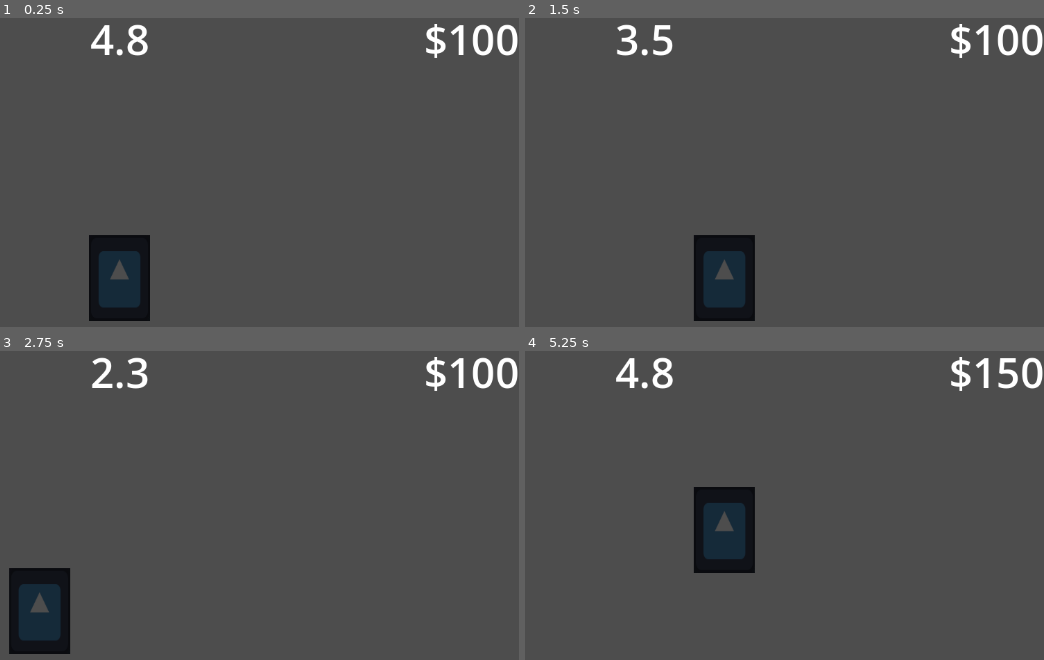
Above: before the commit, frames 1-4 (two rows, left to right).
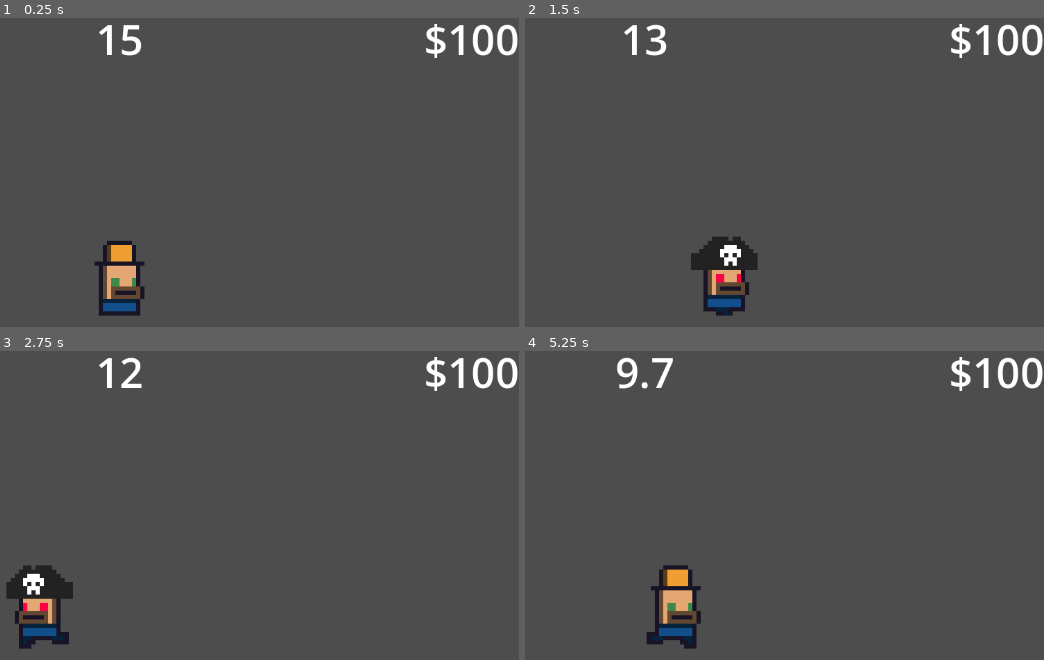
Above: after the commit, the same moments.

Repository: samithShetty/GMTK23
Game: Godot game, scene res://main.tscn
The game is run twice, just before and just after one commit, with the same random seed, the same clock (stepped at 60 frames per second) and the same inputs. The engine's default icon, where the game draws it, is replaced by a stand-in: a white triangle on a blue panel in a dark square.
Inputs (mouse positions are in pixels of both pictures, inside the frame that each line leads up to):
- Up to frame 1 (0.25 s): no input
- Up to frame 2 (1.5 s): move the mouse to (820, 212) at 0.52 s; hold Shift (changeMode) 0.53-1.28 s; hold D (move_right) from 0.53 s (still down); tap Space (jump) at 0.77 s; move the mouse to (outside the picture) at 1.27 s; right-click (outside the picture) at 1.35 s
- Up to frame 3 (2.75 s): tap Space (jump) at 1.52 s; move the mouse to (197, 468) at 2.02 s; release D (move_right) at 2.03 s; hold A (move_left) from 2.03 s (still down); hold 1 (select_item_1) from 2.03 s (still down)
- Up to frame 4 (5.25 s): move the mouse to (602, 656) at 2.77 s; release A (move_left) at 2.78 s; release 1 (select_item_1) at 2.78 s; hold D (move_right) 2.78-4.28 s; tap 2 (select_item_2) at 2.85 s; tap Space (jump) at 3.02, 3.77, 4.52 s; move the mouse to (883, 635) at 3.52 s; hold 3 (select_item_3) 3.53-4.28 s; move the mouse to (outside the picture) at 4.27 s; hold A (move_left) 4.28-5.03 s; click (outside the picture) at 4.35 s; move the mouse to (685, 567) at 5.02 s; hold D (move_right) from 5.03 s (still down); hold Shift (changeMode) from 5.03 s (still down)

The runs differ from the first frame. In frame 1, 3.1% of the frame differs, in the area x 17-29%, y 1-99%; in frame 2, 2.6%; in frame 3, 2.5%; in frame 4, 5.9%, in the area x 17-96%, y 1-97%.

Commit message:
Added player sprites

Diff:
--- a/Blocks/Block.gd
+++ b/Blocks/Block.gd
@@ -18,7 +18,8 @@
 	parentBlock.queue_free()
 
 func _on_sleeping_state_changed():
-	if(sleeping): # Block has come to rest
-		emit_signal("block_placed", parentBlock.name, global_position)
-	else: # Stationary block was moved/destroyed
-		emit_signal("block_moved", parentBlock.name)
+	pass
+#	if(sleeping): # Block has come to rest
+		#emit_signal("block_placed", parentBlock.name, global_position)
+#	else: # Stationary block was moved/destroyed
+		#emit_signal("block_moved", parentBlock.name)
--- a/GameController.gd
+++ b/GameController.gd
@@ -3,12 +3,11 @@
 
 @export var player: Node
 @onready var timer = $Timer
-@onready var target = $Target
 
 var money: int = 0
 var score : int = 0
 
-@export var timer_length := 5
+@export var timer_length := 15
 var goal_height: float = 0.
 var current_high_point := Vector2.ZERO
 var best_height: float = 0.
@@ -23,11 +22,10 @@
 		if -current_high_point.y < goal_height: # Lose Condition
 			end_game()
 		else:
-			target.position = current_high_point + Vector2.UP*30
-			target.activate()
+			pass
 
 	else: # Demolition Mode
-		if player.money < 0 or not target.collected: # Lose Condition
+		if player.money < 0: # Lose Condition
 			end_game() # Player should explode?
 		else:
 			goal_height = 10
--- a/main.tscn
+++ b/main.tscn
@@ -1,8 +1,7 @@
-[gd_scene load_steps=6 format=3 uid="uid://bn8h44s1w4fs0"]
+[gd_scene load_steps=5 format=3 uid="uid://bn8h44s1w4fs0"]
 
 [ext_resource type="PackedScene" uid="uid://draxry03186ns" path="res://Player.tscn" id="3_ryfqc"]
 [ext_resource type="PackedScene" uid="uid://c2dbbxs1k6x1a" path="res://UI/GUI.tscn" id="4_4ador"]
-[ext_resource type="PackedScene" uid="uid://b63rf2nosxo0e" path="res://Blocks/Square.tscn" id="4_lmugl"]
 [ext_resource type="PackedScene" uid="uid://bxy61acehrw8l" path="res://GameController.tscn" id="6_t5duv"]
 
 [sub_resource type="RectangleShape2D" id="RectangleShape2D_mt7sc"]
@@ -38,39 +37,6 @@
 [node name="GameController" parent="." node_paths=PackedStringArray("player") instance=ExtResource("6_t5duv")]
 player = NodePath("../player")
 
-[node name="Square" parent="GameController" instance=ExtResource("4_lmugl")]
-position = Vector2(-1, -30)
-
-[node name="Square2" parent="GameController" instance=ExtResource("4_lmugl")]
-position = Vector2(19, -30)
-
-[node name="Square3" parent="GameController" instance=ExtResource("4_lmugl")]
-position = Vector2(-21, -30)
-
-[node name="Square4" parent="GameController" instance=ExtResource("4_lmugl")]
-position = Vector2(-1, -50)
-
-[node name="Square5" parent="GameController" instance=ExtResource("4_lmugl")]
-position = Vector2(19, -50)
-
-[node name="Square6" parent="GameController" instance=ExtResource("4_lmugl")]
-position = Vector2(-21, -50)
-
-[node name="Square7" parent="GameController" instance=ExtResource("4_lmugl")]
-position = Vector2(-1, -70)
-
-[node name="Square8" parent="GameController" instance=ExtResource("4_lmugl")]
-position = Vector2(19, -70)
-
-[node name="Square9" parent="GameController" instance=ExtResource("4_lmugl")]
-position = Vector2(-21, -70)
-
-[node name="Square10" parent="GameController" instance=ExtResource("4_lmugl")]
-position = Vector2(-1, -90)
-
-[node name="Square11" parent="GameController" instance=ExtResource("4_lmugl")]
-position = Vector2(19, -90)
-
 [node name="CanvasLayer" type="CanvasLayer" parent="."]
 
 [node name="GUI" parent="CanvasLayer" node_paths=PackedStringArray("game_controller", "player") instance=ExtResource("4_4ador")]
@@ -87,6 +53,3 @@
 zoom = Vector2(4, 4)
 drag_horizontal_enabled = true
 drag_vertical_enabled = true
-
-[node name="Square12" parent="." instance=ExtResource("4_lmugl")]
-position = Vector2(-21, -90)
--- a/player.gd
+++ b/player.gd
@@ -4,8 +4,10 @@
 @export var blocks : Array[PackedScene]
 @export var dynamite : PackedScene
 
+@onready var sprite = $AnimatedSprite2D
+
 const MAX_VELOCITY = Vector2(800,800);
-const SPEED = 300.0
+const SPEED = 200.0
 const JUMP_VELOCITY = -400.0
 
 var buildMode := true
@@ -31,6 +33,15 @@
 		velocity.x = direction * SPEED
 	else:
 		velocity.x = move_toward(velocity.x, 0, SPEED/7)
+	if direction == 0.:
+		sprite.play("construction_idle" if buildMode else "demolition_idle")
+	else:
+		sprite.play("construction_run" if buildMode else "demolition_run")
+		if direction > 0:
+			sprite.flip_h = false
+		else:
+			sprite.flip_h = true
+
 
 	velocity = velocity.clamp(-MAX_VELOCITY, MAX_VELOCITY)
 	move_and_slide()
--- a/player.tscn
+++ b/player.tscn
@@ -1,15 +1,150 @@
-[gd_scene load_steps=8 format=3 uid="uid://draxry03186ns"]
+[gd_scene load_steps=25 format=3 uid="uid://draxry03186ns"]
 
-[ext_resource type="Texture2D" uid="uid://dpsuxuws3s211" path="res://icon.svg" id="1_vfpr3"]
 [ext_resource type="Script" path="res://Player.gd" id="1_yrtsu"]
 [ext_resource type="PackedScene" uid="uid://o0vhrghluj1s" path="res://Blocks/Circle.tscn" id="2_ucu78"]
 [ext_resource type="PackedScene" uid="uid://b63rf2nosxo0e" path="res://Blocks/Square.tscn" id="3_1rb6f"]
 [ext_resource type="PackedScene" uid="uid://bhj8u0nncvftp" path="res://Projectiles/Bomb.tscn" id="4_t0c1b"]
+[ext_resource type="Texture2D" uid="uid://dtn6shk6adyoh" path="res://Assets/player_demolition.png" id="5_7squ2"]
+[ext_resource type="Texture2D" uid="uid://cjyoheb5l0r7l" path="res://Assets/play_construction.png" id="5_07u5q"]
 
 [sub_resource type="CapsuleShape2D" id="CapsuleShape2D_o2uce"]
+radius = 8.0
+height = 26.0
 
-[sub_resource type="CanvasItemMaterial" id="CanvasItemMaterial_0r3wh"]
-blend_mode = 3
+[sub_resource type="AtlasTexture" id="AtlasTexture_2f1uv"]
+atlas = ExtResource("5_07u5q")
+region = Rect2(0, 24, 16, 24)
+
+[sub_resource type="AtlasTexture" id="AtlasTexture_acf1q"]
+atlas = ExtResource("5_07u5q")
+region = Rect2(16, 24, 16, 24)
+
+[sub_resource type="AtlasTexture" id="AtlasTexture_3sn7g"]
+atlas = ExtResource("5_07u5q")
+region = Rect2(32, 24, 16, 24)
+
+[sub_resource type="AtlasTexture" id="AtlasTexture_8fdcd"]
+atlas = ExtResource("5_07u5q")
+region = Rect2(48, 24, 16, 24)
+
+[sub_resource type="AtlasTexture" id="AtlasTexture_8dmn4"]
+atlas = ExtResource("5_07u5q")
+region = Rect2(0, 48, 16, 24)
+
+[sub_resource type="AtlasTexture" id="AtlasTexture_d551f"]
+atlas = ExtResource("5_07u5q")
+region = Rect2(16, 48, 16, 24)
+
+[sub_resource type="AtlasTexture" id="AtlasTexture_ighee"]
+atlas = ExtResource("5_07u5q")
+region = Rect2(32, 48, 16, 24)
+
+[sub_resource type="AtlasTexture" id="AtlasTexture_rrtth"]
+atlas = ExtResource("5_07u5q")
+region = Rect2(48, 48, 16, 24)
+
+[sub_resource type="AtlasTexture" id="AtlasTexture_xs1ix"]
+atlas = ExtResource("5_7squ2")
+region = Rect2(0, 24, 16, 24)
+
+[sub_resource type="AtlasTexture" id="AtlasTexture_wxjpg"]
+atlas = ExtResource("5_7squ2")
+region = Rect2(16, 24, 16, 24)
+
+[sub_resource type="AtlasTexture" id="AtlasTexture_c3o1o"]
+atlas = ExtResource("5_7squ2")
+region = Rect2(32, 24, 16, 24)
+
+[sub_resource type="AtlasTexture" id="AtlasTexture_aig8k"]
+atlas = ExtResource("5_7squ2")
+region = Rect2(48, 24, 16, 24)
+
+[sub_resource type="AtlasTexture" id="AtlasTexture_o7aqn"]
+atlas = ExtResource("5_7squ2")
+region = Rect2(0, 48, 16, 24)
+
+[sub_resource type="AtlasTexture" id="AtlasTexture_usvo6"]
+atlas = ExtResource("5_7squ2")
+region = Rect2(16, 48, 16, 24)
+
+[sub_resource type="AtlasTexture" id="AtlasTexture_bj5ss"]
+atlas = ExtResource("5_7squ2")
+region = Rect2(32, 48, 16, 24)
+
+[sub_resource type="AtlasTexture" id="AtlasTexture_m88ce"]
+atlas = ExtResource("5_7squ2")
+region = Rect2(48, 48, 16, 24)
+
+[sub_resource type="SpriteFrames" id="SpriteFrames_yr50b"]
+animations = [{
+"frames": [{
+"duration": 1.0,
+"texture": SubResource("AtlasTexture_2f1uv")
+}, {
+"duration": 1.0,
+"texture": SubResource("AtlasTexture_acf1q")
+}, {
+"duration": 1.0,
+"texture": SubResource("AtlasTexture_3sn7g")
+}, {
+"duration": 1.0,
+"texture": SubResource("AtlasTexture_8fdcd")
+}],
+"loop": true,
+"name": &"construction_idle",
+"speed": 8.0
+}, {
+"frames": [{
+"duration": 1.0,
+"texture": SubResource("AtlasTexture_8dmn4")
+}, {
+"duration": 1.0,
+"texture": SubResource("AtlasTexture_d551f")
+}, {
+"duration": 1.0,
+"texture": SubResource("AtlasTexture_ighee")
+}, {
+"duration": 1.0,
+"texture": SubResource("AtlasTexture_rrtth")
+}],
+"loop": true,
+"name": &"construction_run",
+"speed": 12.0
+}, {
+"frames": [{
+"duration": 1.0,
+"texture": SubResource("AtlasTexture_xs1ix")
+}, {
+"duration": 1.0,
+"texture": SubResource("AtlasTexture_wxjpg")
+}, {
+"duration": 1.0,
+"texture": SubResource("AtlasTexture_c3o1o")
+}, {
+"duration": 1.0,
+"texture": SubResource("AtlasTexture_aig8k")
+}],
+"loop": true,
+"name": &"demolition_idle",
+"speed": 8.0
+}, {
+"frames": [{
+"duration": 1.0,
+"texture": SubResource("AtlasTexture_o7aqn")
+}, {
+"duration": 1.0,
+"texture": SubResource("AtlasTexture_usvo6")
+}, {
+"duration": 1.0,
+"texture": SubResource("AtlasTexture_bj5ss")
+}, {
+"duration": 1.0,
+"texture": SubResource("AtlasTexture_m88ce")
+}],
+"loop": true,
+"name": &"demolition_run",
+"speed": 12.0
+}]
 
 [node name="player" type="CharacterBody2D"]
 collision_layer = 4
@@ -19,10 +154,13 @@
 dynamite = ExtResource("4_t0c1b")
 
 [node name="CollisionShape2D" type="CollisionShape2D" parent="."]
+visible = false
 shape = SubResource("CapsuleShape2D_o2uce")
 
-[node name="Icon" type="Sprite2D" parent="."]
-material = SubResource("CanvasItemMaterial_0r3wh")
-position = Vector2(0, -0.499999)
-scale = Vector2(0.171875, 0.242188)
-texture = ExtResource("1_vfpr3")
+[node name="AnimatedSprite2D" type="AnimatedSprite2D" parent="."]
+texture_filter = 1
+position = Vector2(0, -5)
+scale = Vector2(1.5, 1.5)
+sprite_frames = SubResource("SpriteFrames_yr50b")
+animation = &"construction_run"
+frame_progress = 0.869907
Binary file added: Assets/play_construction.png
Not shown, added: Assets/play_construction.png.import
Binary file added: Assets/player_demolition.png
Not shown, added: Assets/player_demolition.png.import
